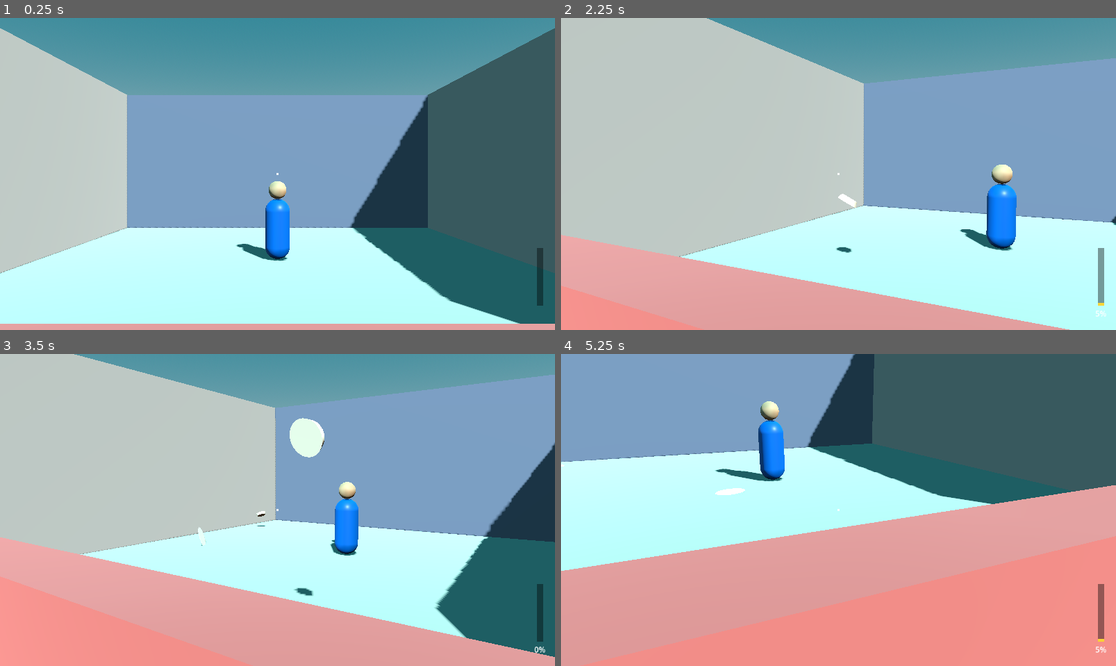
Above: before the commit, frames 1-4 (two rows, left to right).
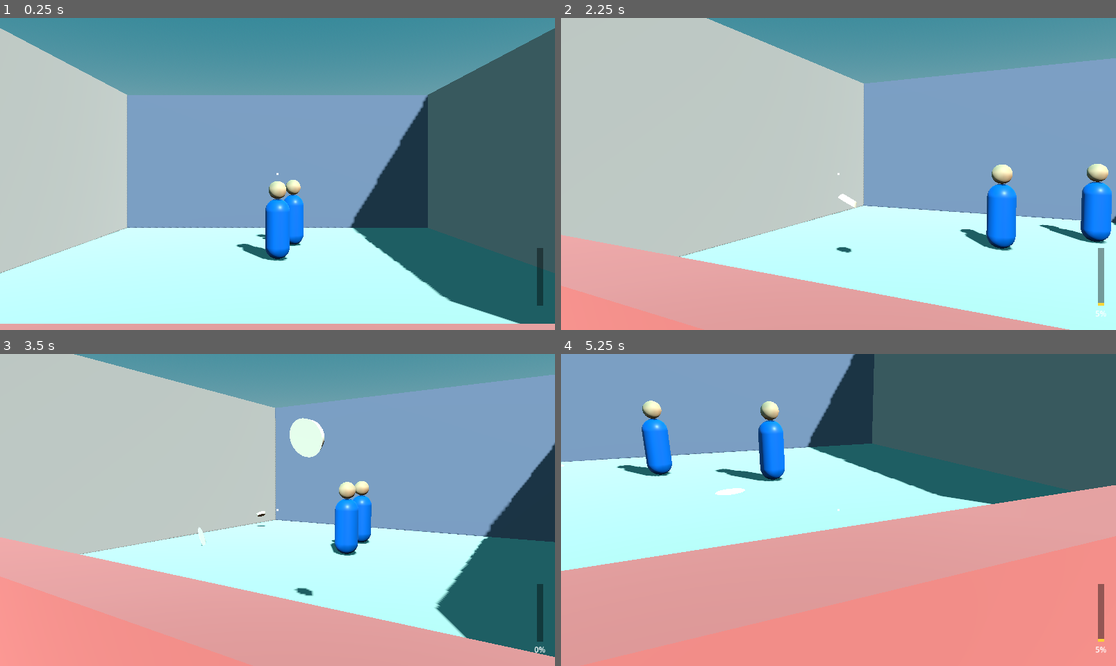
Above: after the commit, the same moments.

Repository: ADB4/CF37
Game: Godot game, scene res://scenes/main.tscn
Same seed, same stepped clock (60 frames per second), same inputs: the game is played once before the commit and once after it.
Inputs (mouse positions are in pixels of both pictures, inside the frame that each line leads up to):
- Up to frame 1 (0.25 s): no input
- Up to frame 2 (2.25 s): tap Enter at 0.5 s; move the mouse to (960, 158) at 0.52 s; press the mouse at (960, 158) at 0.53 s; hold D (move_right) 0.53-1.28 s; move the mouse to (810, 174) at 1.27 s; release the mouse at (810, 174) at 1.28 s; hold Left (move_left) 1.28-2.03 s; click (810, 174) at 1.35 s; move the mouse to (849, 167) at 2.02 s; press the mouse at (849, 167) at 2.03 s; hold D (move_right) from 2.03 s (still down); tap L at 2.1 s
- Up to frame 3 (3.5 s): keep holding D (move_right); move the mouse to (271, 516) at 2.77 s; release the mouse at (271, 516) at 2.78 s; tap C at 2.85 s; click (271, 516) at 3.05 s
- Up to frame 4 (5.25 s): move the mouse to (877, 513) at 3.52 s; release D (move_right) at 3.53 s; press the mouse at (877, 513) at 3.53 s; hold Left (move_left) from 3.53 s (still down); tap Escape (pause) at 4.15 s; move the mouse to (672, 463) at 4.27 s; release the mouse at (672, 463) at 4.28 s; click (672, 463) at 4.35 s; move the mouse to (844, 510) at 5.02 s; press the mouse at (844, 510) at 5.03 s; tap L at 5.1 s

The runs differ from the first frame. In frame 1, 0.5% of the frame differs, in the area x 46-55%, y 51-74%; in frame 2, 1.3%, in the area x 86-100%, y 46-73%; in frame 3, 0.4%; in frame 4, 1.1%.

Commit message:
CF37-61: extract TargetBase, TargetManager group, path locomotion

Diff:
--- a/scenes/main.tscn
+++ b/scenes/main.tscn
@@ -4,7 +4,8 @@
 [ext_resource type="PackedScene" uid="uid://dmqbvj54vb28g" path="res://scenes/environment.tscn" id="2_0wfyh"]
 [ext_resource type="Script" uid="uid://dep2n4fq8f3cj" path="res://scripts/player_controller.gd" id="3_sugp2"]
 [ext_resource type="PackedScene" uid="uid://b6x33a1s68d4r" path="res://scenes/pie_projectile.tscn" id="4_jyhfs"]
-[ext_resource type="PackedScene" uid="uid://lpqbd2rp56fv" path="res://scenes/target_character.tscn" id="5_tbgi4"]
+[ext_resource type="PackedScene" uid="uid://bvt5k215skod3" path="res://scenes/target_clown.tscn" id="5_tefeu"]
+[ext_resource type="PackedScene" uid="uid://b1h2pxtcblhlp" path="res://scenes/target_base.tscn" id="6_o6xl0"]
 
 [node name="Main" type="Node3D" unique_id=1056491396]
 script = ExtResource("1_o5qli")
@@ -28,6 +29,13 @@
 
 [node name="ProjectileManager" type="Node3D" parent="." unique_id=24296500]
 
-[node name="TargetCharacter" parent="." unique_id=1860628569 instance=ExtResource("5_tbgi4")]
+[node name="TargetManager" type="Node3D" parent="." unique_id=1006732015]
 unique_name_in_owner = true
+
+[node name="TargetClown" parent="TargetManager" unique_id=1860628569 instance=ExtResource("5_tefeu")]
 transform = Transform3D(1, 0, 0, 0, 1, 0, 0, 0, 1, 0, 0, -2)
+
+[node name="DummyPath" parent="TargetManager" unique_id=123178228 instance=ExtResource("6_o6xl0")]
+transform = Transform3D(1, 0, 0, 0, 1, 0, 0, 0, 1, 0, 0, -3.5)
+archetype_id = &"dummy"
+movement_mode = 1
--- a/scenes/target_character.tscn
+++ b/scenes/target_base.tscn
@@ -1,6 +1,6 @@
-[gd_scene format=3 uid="uid://lpqbd2rp56fv"]
+[gd_scene format=3 uid="uid://b1h2pxtcblhlp"]
 
-[ext_resource type="Script" uid="uid://b16626d83aecg" path="res://scripts/target_character.gd" id="1_r11h4"]
+[ext_resource type="Script" uid="uid://b7p5x2t7yx8q8" path="res://scripts/target_base.gd" id="1_08g53"]
 
 [sub_resource type="CapsuleShape3D" id="CapsuleShape3D_r11h4"]
 radius = 0.3
@@ -30,12 +30,9 @@
 [sub_resource type="SphereShape3D" id="SphereShape3D_vdco3"]
 radius = 0.25
 
-[sub_resource type="BoxShape3D" id="BoxShape3D_vdco3"]
-size = Vector3(6, 3, 5)
-
-[node name="TargetCharacter" type="CharacterBody3D" unique_id=1860628569]
+[node name="TargetBase" type="CharacterBody3D" unique_id=1860628569]
 collision_layer = 4
-script = ExtResource("1_r11h4")
+script = ExtResource("1_08g53")
 
 [node name="BodyCollider" type="CollisionShape3D" parent="." unique_id=1459306388]
 transform = Transform3D(1, 0, 0, 0, 1, 0, 0, 0, 1, 0, 0.85, 0)
@@ -68,12 +65,3 @@
 [node name="CollisionShape3D" type="CollisionShape3D" parent="Pivot/HitZoneHead" unique_id=610613314]
 transform = Transform3D(1, 0, 0, 0, 1, 0, 0, 0, 1, 0, 1.378, 0)
 shape = SubResource("SphereShape3D_vdco3")
-
-[node name="DodgeSensor" type="Area3D" parent="." unique_id=1208586187]
-collision_layer = 0
-collision_mask = 2
-monitorable = false
-
-[node name="CollisionShape3D" type="CollisionShape3D" parent="DodgeSensor" unique_id=1849283588]
-transform = Transform3D(1, 0, 0, 0, 1, 0, 0, 0, 1, 0, 1.5, 3)
-shape = SubResource("BoxShape3D_vdco3")
--- /dev/null
+++ b/scenes/target_clown.tscn
@@ -0,0 +1,8 @@
+[gd_scene format=3 uid="uid://bvt5k215skod3"]
+
+[ext_resource type="PackedScene" uid="uid://b1h2pxtcblhlp" path="res://scenes/target_base.tscn" id="1_wessb"]
+[ext_resource type="Script" uid="uid://dpqmmkjnuenm6" path="res://scripts/target_clown.gd" id="2_clown"]
+
+[node name="TargetClown" unique_id=1860628569 instance=ExtResource("1_wessb")]
+script = ExtResource("2_clown")
+archetype_id = &"clown"
--- a/scripts/debug_eval.gd
+++ b/scripts/debug_eval.gd
@@ -125,7 +125,7 @@
 			t["range"] = flat.length()
 			return
 
-func on_hit_zone_entered(zone: String, body: Node3D) -> void:
+func on_hit_zone_entered(zone: String, body: Node3D, _target: TargetBase = null) -> void:
 	var id := body.get_instance_id()
 	# Walk backwards: the most recent unscored throw by this pie is the match.
 	for i in range(_throws.size() - 1, -1, -1):
--- a/scripts/main.gd
+++ b/scripts/main.gd
@@ -10,21 +10,25 @@
 var _debug_eval: DebugEval
 
 @onready var _player: PlayerController = %PlayerController
-@onready var _target: TargetCharacter = %TargetCharacter
+@onready var _target_manager: Node3D = %TargetManager
 
 func _ready() -> void:
 	_player.pointer_lock_changed.connect(_on_pointer_lock_changed)
 	_player.charge_updated.connect(_on_charge_updated)
-	_target.hit.connect(_on_target_hit)
-
 	_debug_eval = DebugEval.new()
 	add_child(_debug_eval)
 	_player.charge_updated.connect(_debug_eval.on_charge_updated)
 	_player.charge_released.connect(_debug_eval.on_charge_released)
 	_player.pie_thrown.connect(_debug_eval.on_pie_thrown)
-	_target.hit_zone_entered.connect(_debug_eval.on_hit_zone_entered)
+	_wire_targets()
+	_enter_ready()
 
-	_enter_ready()
+func _wire_targets():
+	for child in _target_manager.get_children():
+		var target := child as TargetBase
+		if target == null: continue
+		target.hit.connect(_on_target_hit)
+		target.hit_zone_entered.connect(_debug_eval.on_hit_zone_entered)
 
 func _enter_ready() -> void:
 	_state = GameState.READY
@@ -70,7 +74,7 @@
 	if captured and _state != GameState.PLAYING:
 		_start_round()
 
-func _on_target_hit(points: int, zone: String) -> void:
+func _on_target_hit(points: int, zone: String, _target: TargetBase) -> void:
 	if _state != GameState.PLAYING:
 		return
 	_score += points
--- /dev/null
+++ b/scripts/target_base.gd
@@ -0,0 +1,166 @@
+class_name TargetBase
+extends CharacterBody3D
+## Shared base for every carnival target archetype: owns the hit zones, the
+## scoring flow + double-count guard (CF37-18), path locomotion, and the seams
+## archetypes/feature stories fill in later.
+##
+## Template Method — the base owns the invariant skeleton; subclasses override
+## the seams only: `_patrol` (movement personality, CF37-12) and
+## `_on_hit_feedback` (the hit flash, CF37-15). Never override `_physics_process`
+## or the scoring flow.
+
+
+## Emitted exactly once per scoring pie, after every guard has passed.
+## `target` is the archetype that was hit (self) so score/HUD attribute value
+## to the right target; CF37-73 reads `target.archetype_id`.
+signal hit(points: int, zone: String, target: TargetBase)
+
+## Instrumentation view of the same event, carrying the pie (`body`) and the
+## archetype (`target`). DebugEval binds it for range attribution.
+signal hit_zone_entered(zone: String, body: Node3D, target: TargetBase)
+
+
+## How this archetype moves. STATIONARY holds position; PATH ping-pongs along X
+## between path_min_x/path_max_x at patrol_speed.
+enum MovementMode { STATIONARY, PATH }
+
+
+@export_group("Identity")
+
+## Stable id for instrumentation/attribution (CF37-73). e.g. "clown", "dummy".
+@export var archetype_id: StringName = &""
+
+@export_group("Scoring")
+
+## Points awarded for a head-zone hit.
+@export var head_points := 25
+
+## Points awarded for a body-zone hit.
+@export var body_points := 10
+
+@export_group("Damage")
+
+## Damage a head hit deals to the health pool (consumed by CF37-15).
+@export var head_damage := 15
+
+## Damage a body hit deals to the health pool. See `head_damage`.
+@export var body_damage := 10
+
+@export_group("Movement")
+
+## STATIONARY or PATH. Only PATH bodies patrol.
+@export var movement_mode: MovementMode = MovementMode.STATIONARY
+
+## Rail lower bound (X, in TargetManager space). Placeholder — CF37-12 owns it.
+@export var path_min_x := -2.5
+
+## Rail upper bound (X, in TargetManager space). Placeholder — CF37-12 owns it.
+@export var path_max_x := 2.5
+
+## Patrol speed along the rail (m/s). Placeholder — CF37-12 owns it.
+@export var patrol_speed := 1.5
+
+
+## True once knocked out; hits are rejected and movement halts while set. The
+## knockout *signal* is CF37-15 (`knocked_out`) — this stays a variable
+## (GDScript forbids a signal of the same name).
+var defeated := false
+
+## Current rail direction for the default ping-pong (+1 → +X, -1 → -X).
+var _patrol_dir := 1.0
+
+
+@onready var _hit_zone_head: Area3D = $Pivot/HitZoneHead
+@onready var _hit_zone_body: Area3D = $Pivot/HitZoneBody
+
+
+func _ready() -> void:
+	motion_mode = CharacterBody3D.MOTION_MODE_FLOATING
+	if path_min_x > path_max_x:
+		push_warning("rail-guard triggered")
+	_hit_zone_head.body_entered.connect(_on_hit_zone_body_entered.bind("head"))
+	_hit_zone_body.body_entered.connect(_on_hit_zone_body_entered.bind("body"))
+
+# ---------------------------------------------------------------------------
+# Path locomotion  (AC4: a PATH instance honours its exports)
+# ---------------------------------------------------------------------------
+
+## AC4: PATH archetypes patrol; STATIONARY and defeated bodies hold still.
+## Mechanics only — the *decision* of where to go is the `_patrol` seam.
+func _physics_process(delta: float) -> void:
+	if movement_mode != MovementMode.PATH or defeated:
+		velocity = Vector3.ZERO; return
+	_patrol(delta)
+	velocity.y = 0.0
+	move_and_slide()
+	position.x = clampf(position.x, path_min_x, path_max_x)
+
+
+## AC4: movement-personality seam. Default = a straight, metronomic ping-pong
+## that reverses at each bound. CF37-12 overrides THIS (random pauses, mid-rail
+## reversals), not `_physics_process`. Default ignores `_delta` (velocity is
+## integrated by move_and_slide); the override uses it for pause timing.
+func _patrol(_delta: float) -> void:
+	# Absolute direction per bound: can't double-flip and buzz at an edge if a
+	# frame's displacement doesn't clear it (unlike a combined-OR `*= -1`).
+	if position.x <= path_min_x:
+		_patrol_dir = 1.0
+	elif position.x >= path_max_x:
+		_patrol_dir = -1.0
+	velocity.x = _patrol_dir * patrol_speed
+
+## AC1/AC3: the CF37-18 scoring flow, now emitting `self` as the third arg.
+func _on_hit_zone_body_entered(body: Node3D, zone: String) -> void:
+	if defeated:
+		return
+	var pie := body as PieProjectile
+	if pie == null:
+		return
+	if pie.scored or pie.is_splatted():
+		return
+	pie.scored = true
+	pie.splat()  # BEFORE the emits (73.5)
+
+	_apply_damage(_damage_for_zone(zone))
+	_on_hit_feedback(zone)
+
+	hit_zone_entered.emit(zone, pie, self)
+	hit.emit(_points_for_zone(zone), zone, self)
+
+
+## AC-none: empty feedback seam (no flash exists yet). CF37-15 fills it.
+func _on_hit_feedback(_zone: String) -> void:
+	pass
+
+
+func _points_for_zone(zone: String) -> int:
+	match zone:
+		"head": return head_points
+		"body": return body_points
+	push_warning("[TargetBase] unknown hit zone: %s" % zone)
+	return 0
+
+
+func _damage_for_zone(zone: String) -> int:
+	match zone:
+		"head": return head_damage
+		"body": return body_damage
+	return 0
+
+
+## Spends zone damage against the health pool. Inert until CF37-15.
+func _apply_damage(_amount: int) -> void:
+	pass
+
+
+# ---------------------------------------------------------------------------
+# Lifecycle
+# ---------------------------------------------------------------------------
+
+## Return the target to a fresh, in-play state. Extracted for CF37-15's
+## knockout-keeps-the-node-alive flow; NOT wired into a round yet (AC1: existing
+## behaviour identical).
+func reset() -> void:
+	defeated = false
+	velocity = Vector3.ZERO
+	_patrol_dir = 1.0
--- a/scripts/target_character.gd
+++ /dev/null
@@ -1,94 +0,0 @@
-class_name TargetCharacter
-extends CharacterBody3D
-## The greybox target: owns its hit zones, the scoring flow and the
-## double-count guard.
-
-
-## Emitted exactly once per scoring pie, after every guard has passed.
-signal hit(points: int, zone: String)
-
-## Instrumentation view of the same event, carrying the pie itself so
-## DebugEval can attribute the hit back to the throw that produced it.
-signal hit_zone_entered(zone: String, body: Node3D)
-
-
-@export_group("Scoring")
-
-## Points awarded for a head-zone hit.
-@export var head_points := 25
-
-## Points awarded for a body-zone hit.
-@export var body_points := 10
-
-@export_group("Damage")
-
-## Damage a head hit deals to the health pool (consumed by CF37-15).
-@export var head_damage := 15
-
-## Damage a body hit deals to the health pool. See `head_damage`.
-@export var body_damage := 10
-
-
-## True once the target has been knocked out; hits are rejected while set.
-## Always false in CF37-18.
-var defeated := false
-
-
-@onready var _hit_zone_head: Area3D = $Pivot/HitZoneHead
-@onready var _hit_zone_body: Area3D = $Pivot/HitZoneBody
-
-
-func _ready() -> void:
-	_hit_zone_head.body_entered.connect(_on_hit_zone_body_entered.bind("head"))
-	_hit_zone_body.body_entered.connect(_on_hit_zone_body_entered.bind("body"))
-
-
-# ---------------------------------------------------------------------------
-# Scoring flow
-# ---------------------------------------------------------------------------
-
-func _on_hit_zone_body_entered(body: Node3D, zone: String) -> void:
-	if defeated:
-		return
-
-	# `as` yields null instead of erroring when the cast fails, which keeps
-	# this a single expression. The zones only mask layer 2 today, so this
-	# is cheap insurance for CF37-33's non-pie projectiles.
-	var pie := body as PieProjectile
-	if pie == null:
-		return
-
-	if pie.scored or pie.is_splatted():
-		return
-	pie.scored = true
-	pie.splat()
-
-	_apply_damage(_damage_for_zone(zone))
-
-	hit_zone_entered.emit(zone, pie)
-	hit.emit(_points_for_zone(zone), zone)
-
-
-func _points_for_zone(zone: String) -> int:
-	match zone:
-		"head":
-			return head_points
-		"body":
-			return body_points
-	push_warning("[TargetCharacter] unknown hit zone: %s" % zone)
-	return 0
-
-
-func _damage_for_zone(zone: String) -> int:
-	match zone:
-		"head":
-			return head_damage
-		"body":
-			return body_damage
-	return 0
-
-
-## Spends zone damage against the health pool.
-## Inert until CF37-15 introduces the pool.
-func _apply_damage(_amount: int) -> void:
-	pass
--- /dev/null
+++ b/scripts/target_clown.gd
@@ -0,0 +1,12 @@
+class_name TargetClown
+extends TargetBase
+## The main clown target.
+##
+## In CF37-61 the clown is a thin STATIONARY subclass of TargetBase — it adds
+## NO behaviour of its own. This file exists now only so the inherited scene has
+## a stable script identity to grow into. Nothing to implement in this story.
+##
+## CF37-12 fills this in: it overrides `_patrol` to break the metronome and adds
+## the de-metronome exports (pause_chance, midpoint_chance, pause_min, pause_max
+## — decision D7) and re-values patrol_speed / path_min_x / path_max_x on
+## CF37-73 evidence.
Not shown, added: scripts/target_base.gd.uid
Not shown, removed: scripts/target_character.gd.uid
Not shown, added: scripts/target_clown.gd.uid
